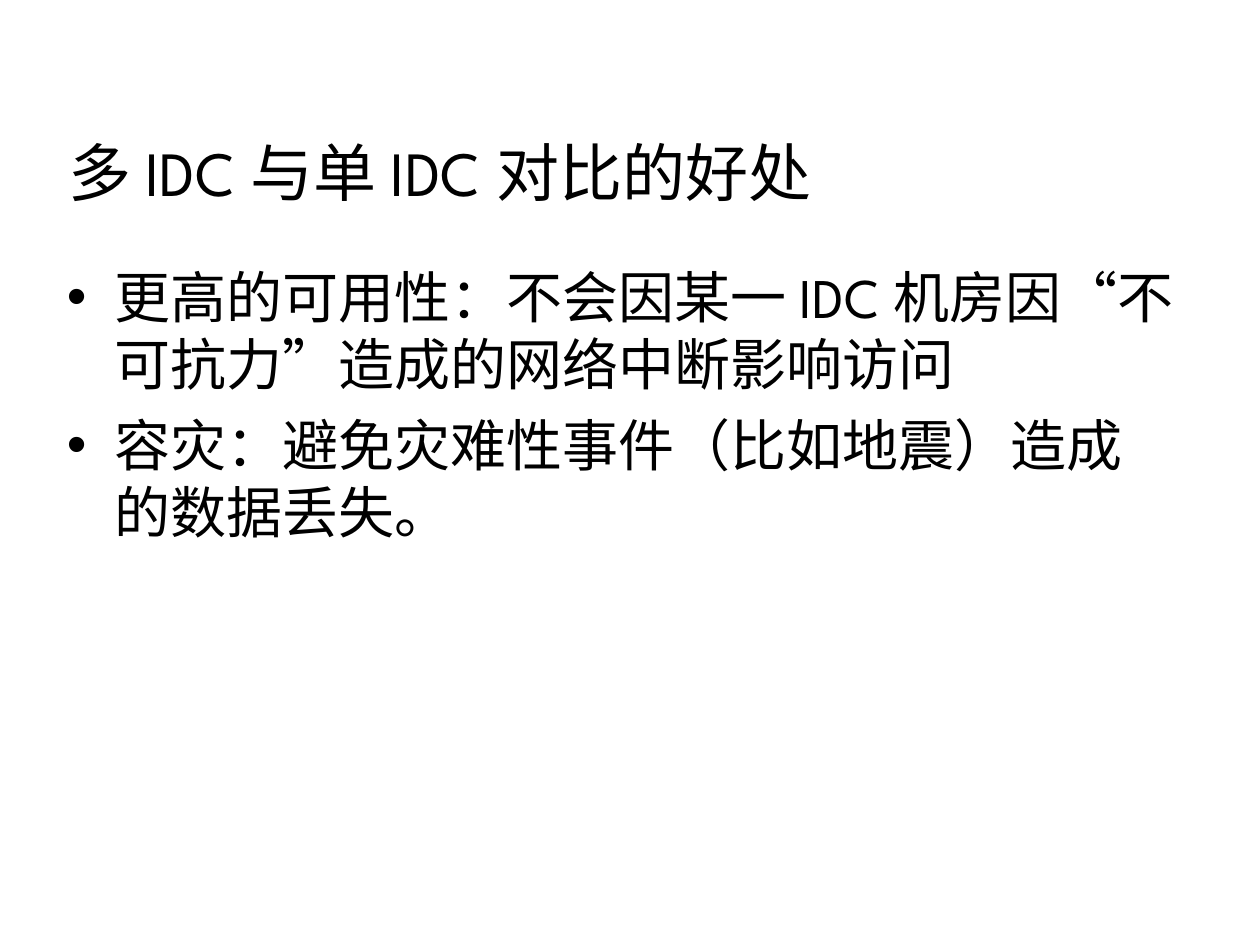
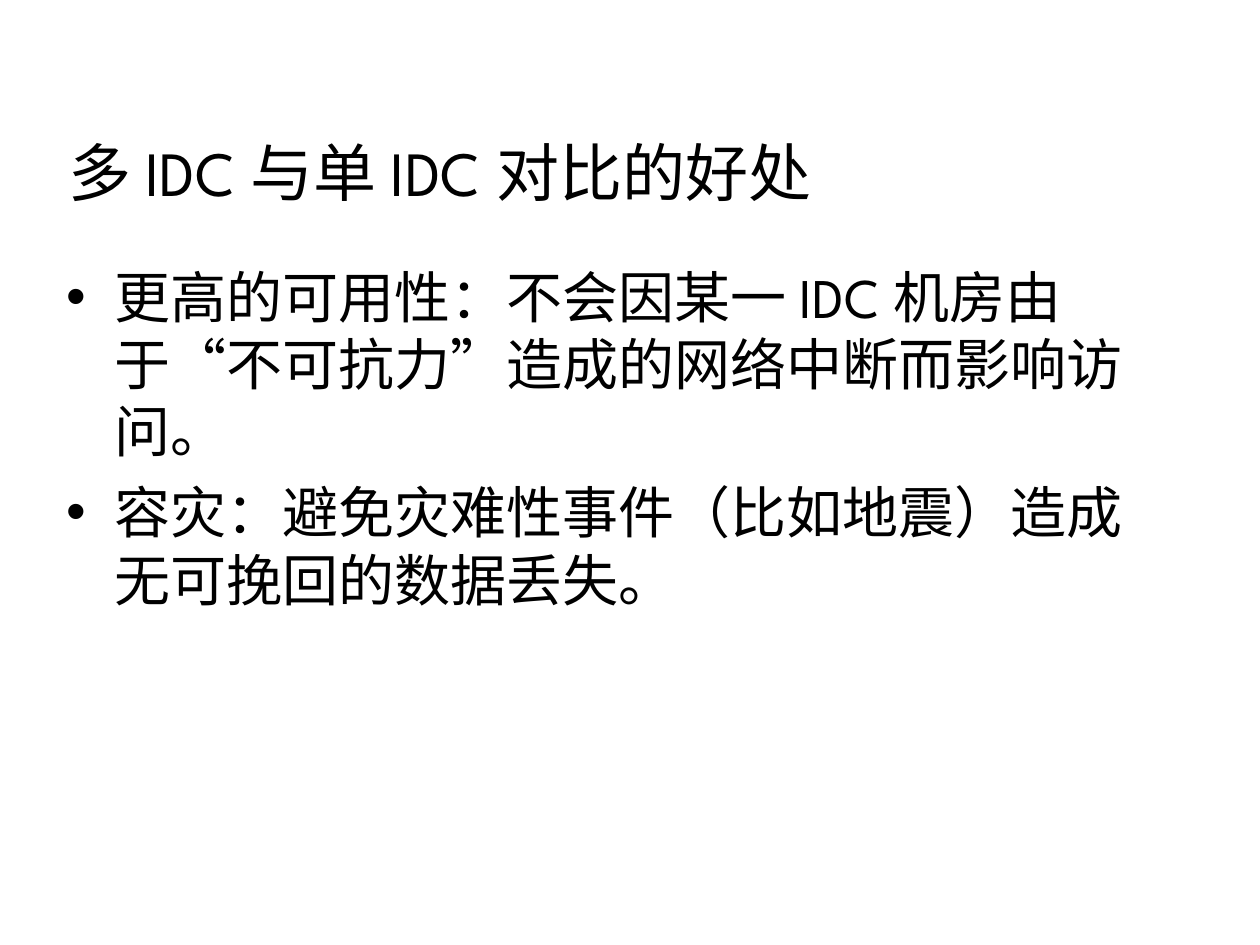
Before and after one commit to 7KjN3mHq/bluedata, a slide deck: slide 5 of system/01总览/架构/网站集群架构.ppt. Drawn at 1260x945 pixels with LibreOffice and Linux fonts; fonts in the diff are those of the drawing; background and template pictures are left out. Boxes give left, top, right and bottom in pixels: in the first picture for what was removed or moved away, otherwise in the second. Text is boxed around its words. In the diff, an @@ line names an element or a change of style, - is before the commit and + after.

```diff
--- a/system/01总览/架构/网站集群架构.ppt
+++ b/system/01总览/架构/网站集群架构.ppt
@@ text at bbox=[114, 271, 1122, 606]: text changed @@
-• 更高的可用性：不会因某一 IDC 机房因“不可抗力”造成的网络中断影响访问
-• 容灾：避免灾难性事件（比如地震）造成的数据丢失。
+• 更高的可用性：不会因某一 IDC 机房由于“不可抗力”造成的网络中断而影响访问。
+• 容灾：避免灾难性事件（比如地震）造成无可挽回的数据丢失。
```
Also in this commit, not shown: 9 other slides changed, 3 slides added, 6 other files.
